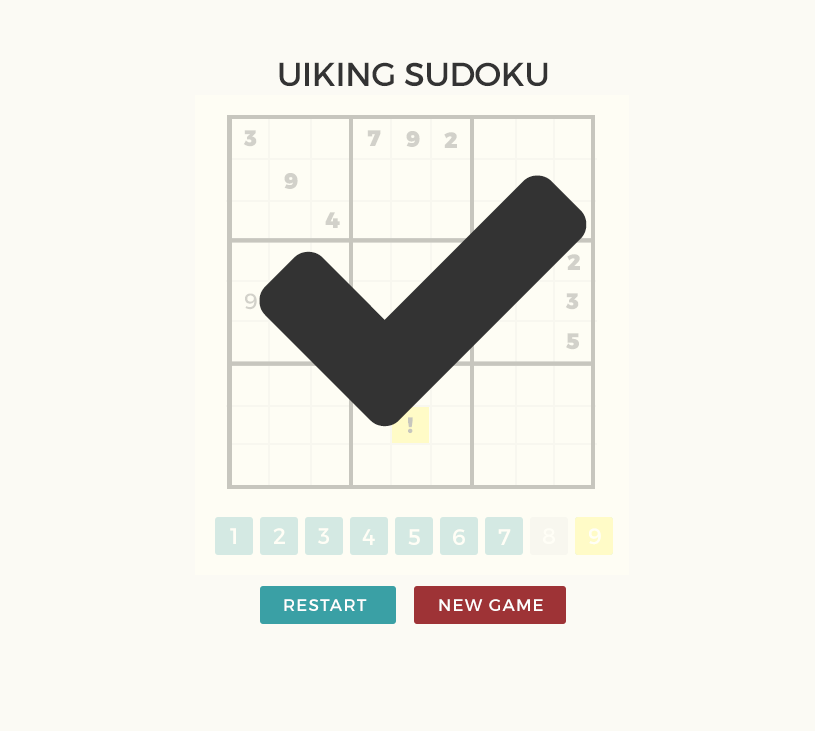
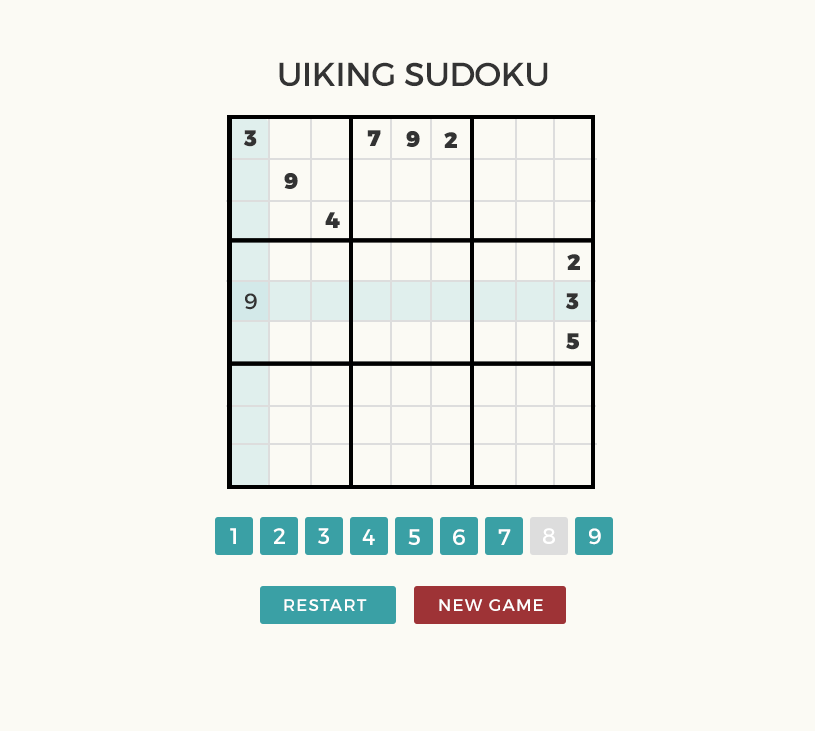
The second 815px x 731px image is a revision of the first. Changes to its layers:
hid (unnamed layer) over 259, 175, 587, 427
hid "Layer 3" over 195, 95, 629, 575
showed "row-highlight copy" over 229, 281, 594, 320
showed "row-highlight" over 230, 119, 268, 486
hid "error-button" over 575, 517, 613, 555
hid "!" over 408, 417, 413, 434
hid "Rectangle 2" over 391, 407, 429, 443
